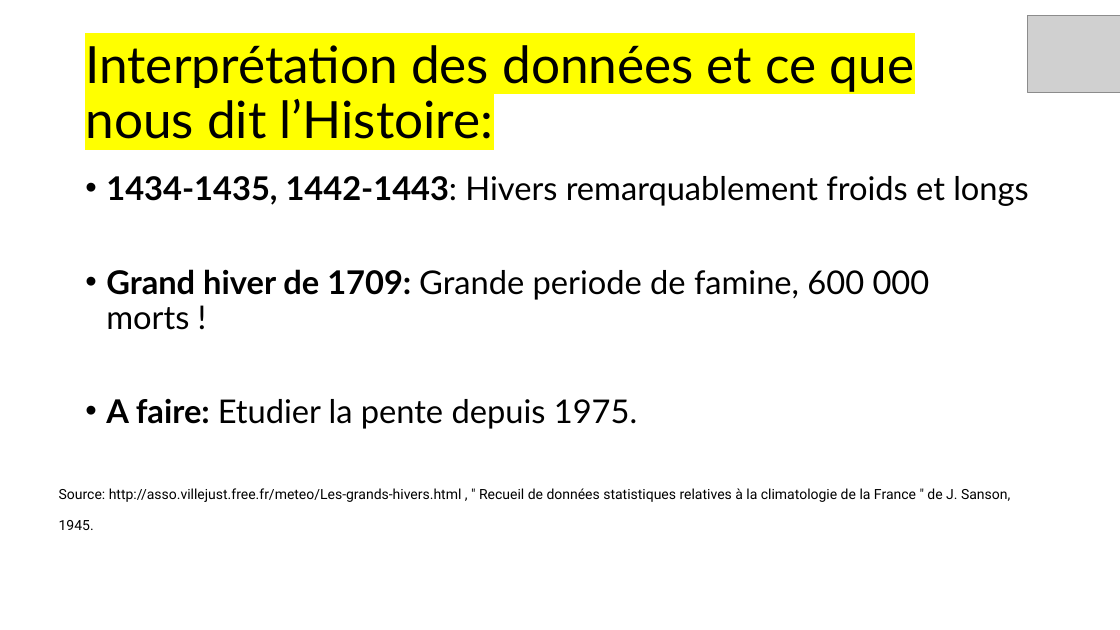
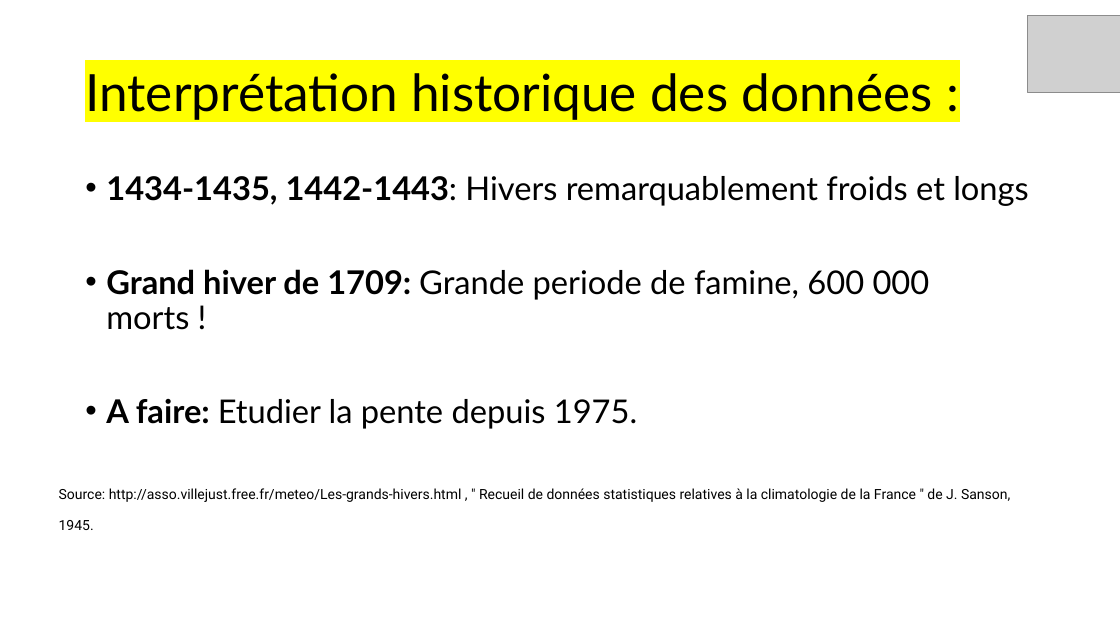
Before and after one commit to maxime-sfn/paleoclimat, a slide deck: slide 16 of PALEOCLIMATOLOGIE_presentation_DU_PROEJET.pptx. Drawn at 1120x630 pixels with LibreOffice and Linux fonts; fonts in the diff are those of the drawing; grey boxes stand for pictures. Boxes give left, top, right and bottom in pixels: in the first picture for what was removed or moved away, otherwise in the second. Text is boxed around its words. In the diff, an @@ line names an element or a change of style, - is before the commit and + after.

```diff
--- a/PALEOCLIMATOLOGIE_presentation_DU_PROEJET.pptx
+++ b/PALEOCLIMATOLOGIE_presentation_DU_PROEJET.pptx
@@ title at (85, 73, 933, 120): text changed @@
-Interprétation des données et ce que nous dit l’Histoire:
+Interprétation historique des données :
```
Also in this commit, not shown: 17 other slides changed.
